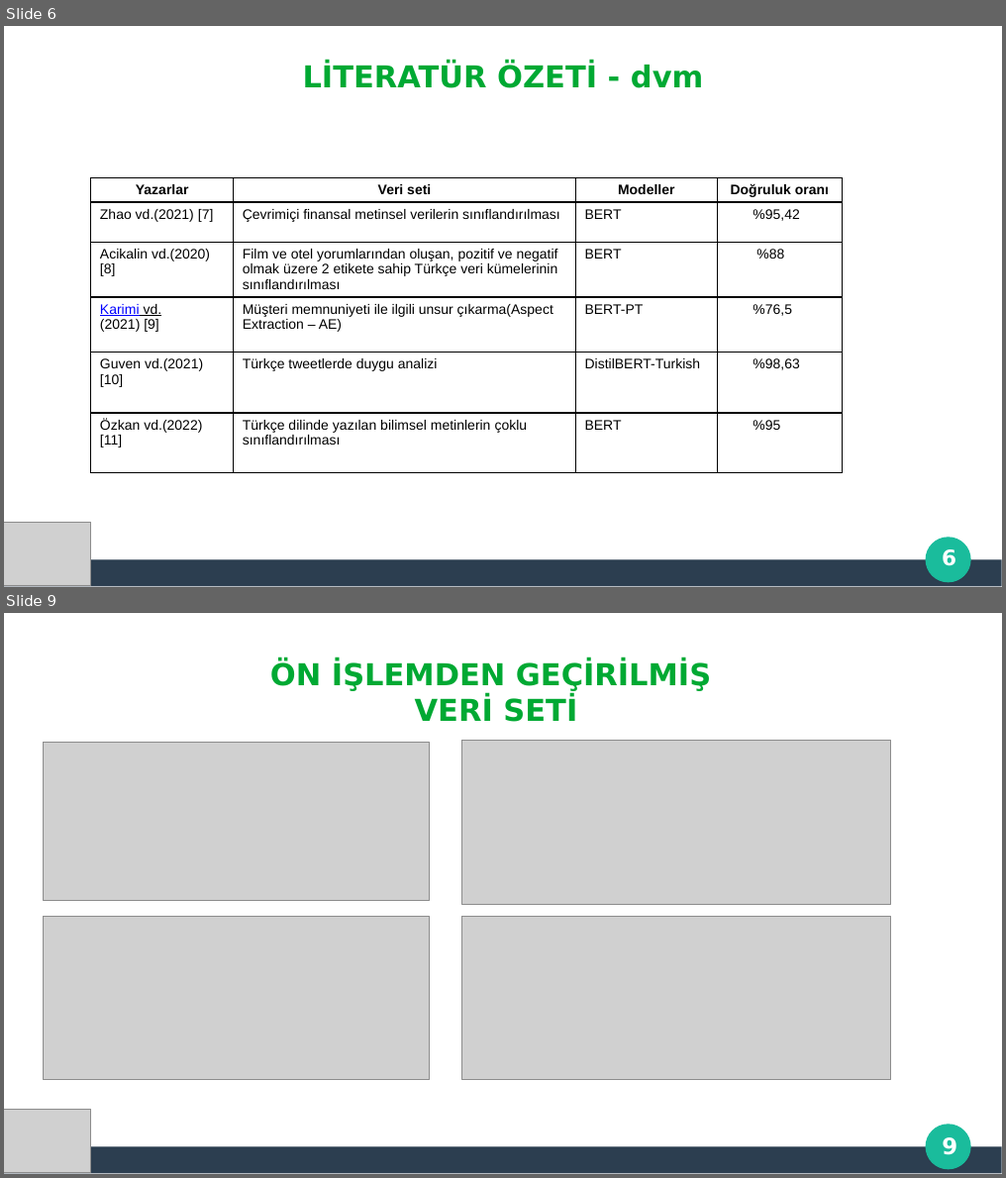
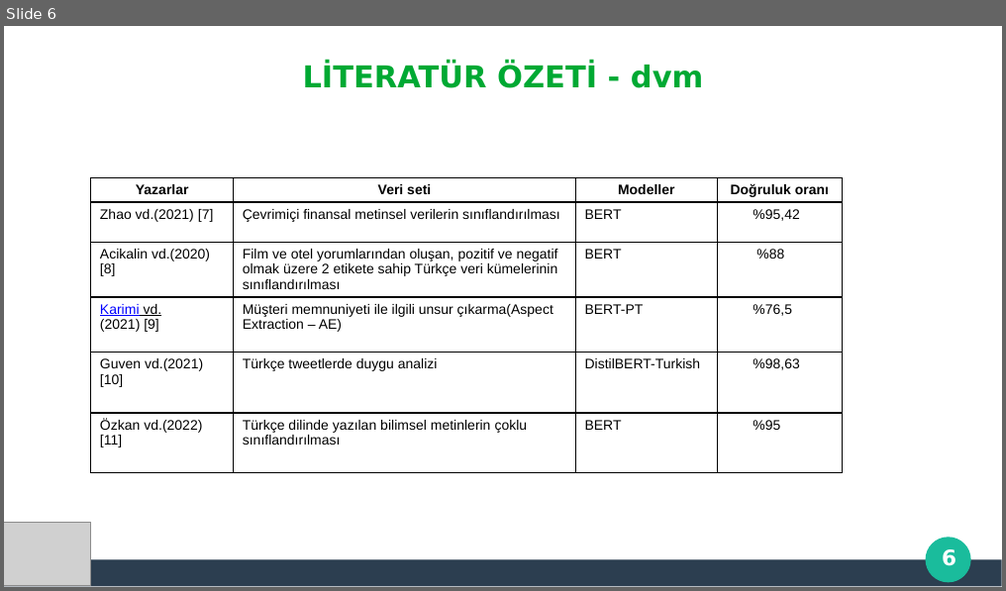
Before and after one commit to thealper2/gat0r-nlp, a slide deck: GATOR_Sunum.pptx. Shown one above the other, each under a label of ours: slides 6 and 9 before the commit, slide 6 after it; the slides between them are not shown. The pictures are 1006x1178 and 1006x591 pixels, drawn with LibreOffice and Linux fonts; fonts in the diff are those of the drawing; grey boxes stand for pictures; background and template pictures are left out. Boxes give left, top, right and bottom in pixels: in the first picture for what was removed or moved away, otherwise in the second. Text is boxed around its words. In the diff, an @@ line names an element or a change of style, - is before the commit and + after.

```diff
--- a/GATOR_Sunum.pptx
+++ b/GATOR_Sunum.pptx
@@ slide 9 removed at (x1=4, y1=613, x2=1002, y2=1174), background #FFFFFF; not listed: 3 template elements that a slide beside it also shows @@
@@ title removed at (x1=270, y1=661, x2=711, y2=722) @@
-ÖN İŞLEMDEN GEÇİRİLMİŞ
-VERİ SETİ
@@ picture removed at (x1=43, y1=743, x2=430, y2=901) @@
@@ picture removed at (x1=461, y1=741, x2=891, y2=904) @@
@@ picture removed at (x1=43, y1=916, x2=430, y2=1080) @@
@@ picture removed at (x1=461, y1=917, x2=891, y2=1080) @@
@@ picture removed at (x1=4, y1=1110, x2=91, y2=1173) @@
@@ page number removed at (x1=942, y1=1138, x2=957, y2=1156) @@
-9
```
Also in this commit, not shown: 3 slides changed, 9 slides added, 9 other slides removed.
